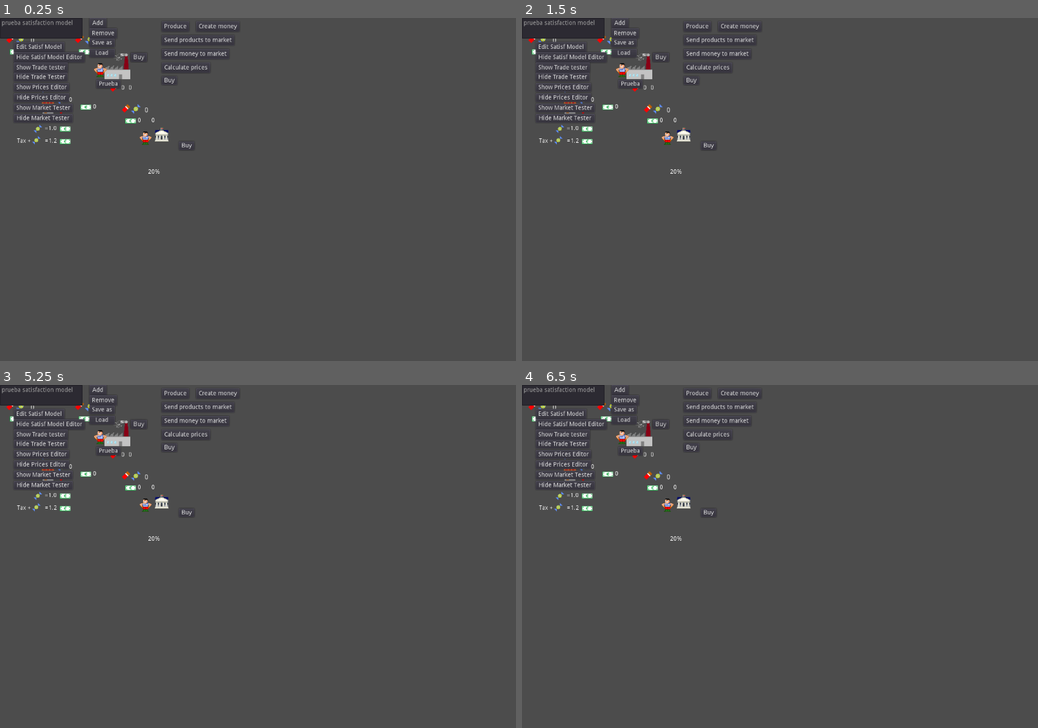
Above: before the commit, frames 1-4 (two rows, left to right).
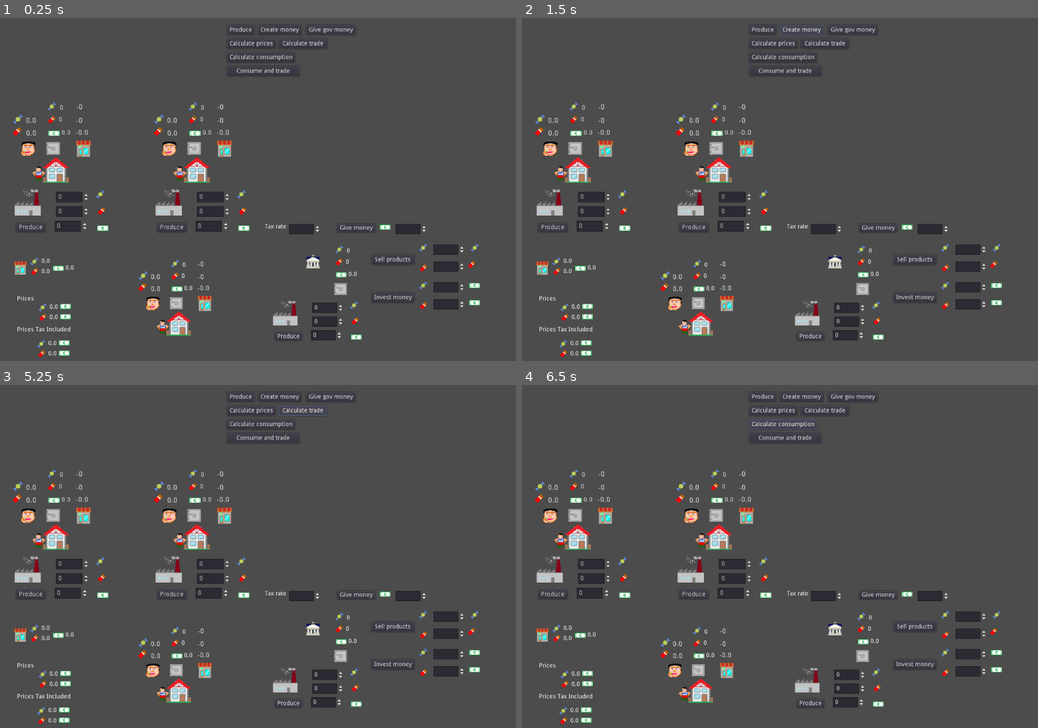
Above: after the commit, the same moments.

Repository: carlostgit/Fiat2
Game: Godot game, scene res://Fiat.tscn
Same seed, same stepped clock (60 frames per second), same inputs: the game is played once before the commit and once after it.
Inputs (mouse positions are in pixels of both pictures, inside the frame that each line leads up to):
- Up to frame 1 (0.25 s): no input
- Up to frame 2 (1.5 s): click "Produce" at 0.5 s; click "Create money" at 1.25 s
- Up to frame 3 (5.25 s): click "Send products to market" (after the commit: "Consume and trade") at 2 s; click "Create money" (after the commit: "Give gov money") at 2.75 s; click (196, 419) at 3.5 s, where only the run before the commit has a clickable "Send money to market"; click (170, 446) at 4.25 s, where only the run before the commit has a clickable "Buy"; click "Calculate prices" (after the commit: "Calculate trade") at 5 s
- Up to frame 4 (6.5 s): click "Calculate prices" (after the commit: "Calculate consumption") at 5.75 s

The runs differ from the first frame. In frame 1, 9.9% of the frame differs, in the area x 0-93%, y 0-100%; in frame 2, 9.9%; in frame 3, 9.9%; in frame 4, 9.9%.
Error after the commit: Attempt to call function 'set_text' in base 'null instance' on a null instance. (res://Consumer.gd:99)

Commit message:
Empiezo a cambiar un poco la escena principal

Diff:
--- a/Factory.tscn
+++ b/Factory.tscn
@@ -1,24 +1,59 @@
-[gd_scene load_steps=4 format=2]
+[gd_scene load_steps=5 format=2]
 
-[ext_resource path="res://Consumer.tscn" type="PackedScene" id=1]
-[ext_resource path="res://factory.png" type="Texture" id=2]
-[ext_resource path="res://Factory.gd" type="Script" id=6]
+[ext_resource path="res://bill.png" type="Texture" id=1]
+[ext_resource path="res://candy_small.png" type="Texture" id=2]
+[ext_resource path="res://chocolate_small.png" type="Texture" id=3]
+[ext_resource path="res://factory.png" type="Texture" id=4]
 
-[node name="Factory" type="Node2D"]
-position = Vector2( 161.75, 97.75 )
-scale = Vector2( 1.0614, 1.0614 )
-script = ExtResource( 6 )
+[node name="Factory" type="Sprite"]
+position = Vector2( -0.677601, -0.692993 )
+texture = ExtResource( 4 )
 
-[node name="BuyButton" type="Button" parent="."]
-margin_left = 45.0
-margin_top = -14.0
-margin_right = 81.0
-margin_bottom = 6.0
-text = "Buy"
+[node name="ProduceButton" type="Button" parent="."]
+margin_left = -24.7192
+margin_top = 45.3556
+margin_right = 39.2808
+margin_bottom = 65.3556
+text = "Produce"
 __meta__ = {
 "_edit_use_anchors_": false
 }
 
-[node name="Consumer" parent="." instance=ExtResource( 1 )]
+[node name="CandiesToProduceSpinBox" type="SpinBox" parent="."]
+margin_left = 62.182
+margin_top = -23.5538
+margin_right = 136.182
+margin_bottom = 0.446218
+__meta__ = {
+"_edit_use_anchors_": false
+}
+
+[node name="candy_small" type="Sprite" parent="CandiesToProduceSpinBox"]
+position = Vector2( 97.2725, 6.05434 )
 texture = ExtResource( 2 )
-[connection signal="pressed" from="BuyButton" to="." method="_on_BuyButton_pressed"]
+
+[node name="ChocolatesToProduceSpinBox" type="SpinBox" parent="."]
+margin_left = 62.182
+margin_top = 8.47937
+margin_right = 136.182
+margin_bottom = 32.4794
+__meta__ = {
+"_edit_use_anchors_": false
+}
+
+[node name="chocolate_small" type="Sprite" parent="ChocolatesToProduceSpinBox"]
+position = Vector2( 99.1568, 11.7073 )
+texture = ExtResource( 3 )
+
+[node name="MoneyToProduceSpinBox" type="SpinBox" parent="."]
+margin_left = 59.3556
+margin_top = 39.5704
+margin_right = 133.356
+margin_bottom = 63.5704
+__meta__ = {
+"_edit_use_anchors_": false
+}
+
+[node name="bill" type="Sprite" parent="MoneyToProduceSpinBox"]
+position = Vector2( 105.752, 16.418 )
+texture = ExtResource( 1 )
--- a/Fiat.gd
+++ b/Fiat.gd
@@ -22,8 +22,8 @@
 #	var combi = {"chocolate": 10.0, "candy": 10.0}
 #	var satisf:float = sat_calc.calculate_satisf_of_combidict(combi)
 #	print(satisf)
-	var price_calc_tester:PriceCalculationTester = PriceCalculationTester.new()
-	self.add_child(price_calc_tester)
+#	var price_calc_tester:PriceCalculationTester = PriceCalculationTester.new()
+#	self.add_child(price_calc_tester)
 
 	#Fin de testeo de scripts
 
--- a/Fiat.tscn
+++ b/Fiat.tscn
@@ -1,172 +1,210 @@
-[gd_scene load_steps=11 format=2]
-
-[ext_resource path="res://Factory.tscn" type="PackedScene" id=1]
+[gd_scene load_steps=14 format=2]
+
+[ext_resource path="res://Producer.tscn" type="PackedScene" id=1]
 [ext_resource path="res://Shop.gd" type="Script" id=2]
 [ext_resource path="res://candy_small.png" type="Texture" id=3]
 [ext_resource path="res://bill.png" type="Texture" id=4]
 [ext_resource path="res://Fiat.gd" type="Script" id=5]
 [ext_resource path="res://shop.png" type="Texture" id=6]
+[ext_resource path="res://Owner.tscn" type="PackedScene" id=7]
+[ext_resource path="res://government.png" type="Texture" id=8]
 [ext_resource path="res://chocolate_small.png" type="Texture" id=9]
 [ext_resource path="res://Government.gd" type="Script" id=10]
 [ext_resource path="res://Globals.gd" type="Script" id=11]
-[ext_resource path="res://Consumer.tscn" type="PackedScene" id=12]
+[ext_resource path="res://TraderPerson.tscn" type="PackedScene" id=12]
+[ext_resource path="res://Factory.tscn" type="PackedScene" id=13]
 
 [node name="Fiat" type="Node2D"]
 script = ExtResource( 5 )
 
 [node name="ProduceButton" type="Button" parent="."]
-margin_left = 376.0
-margin_top = 8.0
-margin_right = 440.0
-margin_bottom = 32.0
+margin_left = 528.0
+margin_top = 16.0
+margin_right = 592.0
+margin_bottom = 40.0
 text = "Produce"
 __meta__ = {
 "_edit_use_anchors_": false
 }
 
 [node name="CreateMoney" type="Button" parent="."]
-margin_left = 456.0
-margin_top = 8.0
-margin_right = 557.0
-margin_bottom = 32.0
+margin_left = 600.0
+margin_top = 16.0
+margin_right = 701.0
+margin_bottom = 40.0
 text = "Create money"
 __meta__ = {
 "_edit_use_anchors_": false
 }
 
-[node name="SendProductsToMarketButton" type="Button" parent="."]
-margin_left = 376.0
-margin_top = 40.0
-margin_right = 545.0
-margin_bottom = 64.0
-text = "Send products to market"
-__meta__ = {
-"_edit_use_anchors_": false
-}
-
-[node name="SendMoneyToMarketButton" type="Button" parent="."]
-margin_left = 376.0
-margin_top = 72.0
-margin_right = 533.0
-margin_bottom = 96.0
-text = "Send money to market"
+[node name="GiveGovMoneyButton" type="Button" parent="."]
+margin_left = 712.0
+margin_top = 16.0
+margin_right = 827.0
+margin_bottom = 40.0
+text = "Give gov money"
+__meta__ = {
+"_edit_use_anchors_": false
+}
+
+[node name="ConsumeAndTradeButton" type="Button" parent="."]
+margin_left = 528.0
+margin_top = 112.0
+margin_right = 697.0
+margin_bottom = 136.0
+text = "Consume and trade"
 __meta__ = {
 "_edit_use_anchors_": false
 }
 
 [node name="CalculatePrices" type="Button" parent="."]
-margin_left = 376.0
-margin_top = 104.0
-margin_right = 489.0
-margin_bottom = 128.0
+margin_left = 528.0
+margin_top = 48.0
+margin_right = 641.0
+margin_bottom = 72.0
 text = "Calculate prices"
 __meta__ = {
 "_edit_use_anchors_": false
 }
 
-[node name="BuyButton" type="Button" parent="."]
-margin_left = 376.0
-margin_top = 136.0
-margin_right = 412.0
-margin_bottom = 156.0
-text = "Buy"
-__meta__ = {
-"_edit_use_anchors_": false
-}
-
-[node name="Factory" parent="." instance=ExtResource( 1 )]
-position = Vector2( 96, 96 )
+[node name="CalculateTrade" type="Button" parent="."]
+margin_left = 648.0
+margin_top = 48.0
+margin_right = 761.0
+margin_bottom = 72.0
+text = "Calculate trade"
+__meta__ = {
+"_edit_use_anchors_": false
+}
+
+[node name="CalculateConsumption" type="Button" parent="."]
+margin_left = 528.0
+margin_top = 80.0
+margin_right = 686.0
+margin_bottom = 104.0
+text = "Calculate consumption"
+__meta__ = {
+"_edit_use_anchors_": false
+}
+
+[node name="Producer1" parent="." instance=ExtResource( 1 )]
+position = Vector2( 32, 192 )
 _shop_node_path = NodePath("../Shop")
-_government_node_path = NodePath("../Government")
-
-[node name="Factory2" parent="." instance=ExtResource( 1 )]
-position = Vector2( 256, 96 )
+_government_node_path = NodePath("../CivilServant")
+
+[node name="Producer2" parent="." instance=ExtResource( 1 )]
+position = Vector2( 360, 192 )
 _shop_node_path = NodePath("../Shop")
-_government_node_path = NodePath("../Government")
+_government_node_path = NodePath("../CivilServant")
 _produced_product_type = "Chocolate"
 _product_texture = ExtResource( 9 )
 
 [node name="Shop" type="Sprite" parent="."]
-position = Vector2( 112, 208 )
+position = Vector2( 48, 584 )
 texture = ExtResource( 6 )
 script = ExtResource( 2 )
-_factory_node_path_1 = NodePath("../Factory")
-_factory_node_path_2 = NodePath("../Factory2")
-_government_node_path = NodePath("../Government")
-
-[node name="Prices" type="Node" parent="Shop"]
-
-[node name="WithTaxes" type="Sprite" parent="Shop/Prices"]
-position = Vector2( 84.5, 285 )
-texture = ExtResource( 3 )
-
-[node name="label" type="Label" parent="Shop/Prices/WithTaxes"]
-margin_left = 19.5
-margin_top = -5.0
-margin_right = 27.5
-margin_bottom = 9.0
-text = "="
-__meta__ = {
-"_edit_use_anchors_": false
-}
-
-[node name="label2" type="Label" parent="Shop/Prices/WithTaxes"]
-margin_left = -44.5
-margin_top = -5.0
-margin_right = -15.5
-margin_bottom = 9.0
-text = "Tax +"
-__meta__ = {
-"_edit_use_anchors_": false
-}
-
-[node name="Price" type="Label" parent="Shop/Prices/WithTaxes"]
-margin_left = 27.5
-margin_top = -5.0
-margin_right = 53.5
-margin_bottom = 14.0
-text = "1.2"
-__meta__ = {
-"_edit_use_anchors_": false
-}
-
-[node name="Bill" type="Sprite" parent="Shop/Prices/WithTaxes"]
-position = Vector2( 67.5, 3 )
-texture = ExtResource( 4 )
-
-[node name="WithoutTaxes" type="Sprite" parent="Shop/Prices"]
-position = Vector2( 88, 258.5 )
-texture = ExtResource( 3 )
-
-[node name="Bill" type="Sprite" parent="Shop/Prices/WithoutTaxes"]
-position = Vector2( 64, 0 )
-texture = ExtResource( 4 )
-
-[node name="Price" type="Label" parent="Shop/Prices/WithoutTaxes"]
-margin_left = 24.0
-margin_top = -8.0
-margin_right = 50.0
-margin_bottom = 11.0
-text = "1.0"
-__meta__ = {
-"_edit_use_anchors_": false
-}
-
-[node name="label" type="Label" parent="Shop/Prices/WithoutTaxes"]
-margin_left = 16.0
-margin_top = -8.0
-margin_right = 24.0
-margin_bottom = 6.0
-text = "="
-__meta__ = {
-"_edit_use_anchors_": false
-}
+_factory_node_path_1 = NodePath("../Producer1")
+_factory_node_path_2 = NodePath("../Producer2")
+_government_node_path = NodePath("../CivilServant")
+
+[node name="TaxIncludedPricesLabel" type="Label" parent="Shop"]
+margin_left = -8.0
+margin_top = 136.0
+margin_right = 116.0
+margin_bottom = 167.0
+text = "Prices Tax Included
+"
+__meta__ = {
+"_edit_use_anchors_": false
+}
+
+[node name="ChocolateTaxIncludedPriceLabel" type="Label" parent="Shop/TaxIncludedPricesLabel"]
+margin_left = 72.0
+margin_top = 56.0
+margin_right = 98.0
+margin_bottom = 75.0
+text = "0.0"
+__meta__ = {
+"_edit_use_anchors_": false
+}
+
+[node name="Chocolate" type="Sprite" parent="Shop/TaxIncludedPricesLabel/ChocolateTaxIncludedPriceLabel"]
+position = Vector2( -16, 8 )
+texture = ExtResource( 9 )
+
+[node name="Bill" type="Sprite" parent="Shop/TaxIncludedPricesLabel/ChocolateTaxIncludedPriceLabel"]
+position = Vector2( 37.5, 5.5 )
+texture = ExtResource( 4 )
+
+[node name="CandyTaxIncludedPriceLabel" type="Label" parent="Shop/TaxIncludedPricesLabel"]
+margin_left = 72.0
+margin_top = 32.0
+margin_right = 98.0
+margin_bottom = 51.0
+text = "0.0"
+__meta__ = {
+"_edit_use_anchors_": false
+}
+
+[node name="Candy" type="Sprite" parent="Shop/TaxIncludedPricesLabel/CandyTaxIncludedPriceLabel"]
+position = Vector2( -16, 8 )
+texture = ExtResource( 3 )
+
+[node name="Bill" type="Sprite" parent="Shop/TaxIncludedPricesLabel/CandyTaxIncludedPriceLabel"]
+position = Vector2( 37.5, 5.5 )
+texture = ExtResource( 4 )
+
+[node name="PricesLabel" type="Label" parent="Shop"]
+margin_left = -8.0
+margin_top = 64.0
+margin_right = 32.0
+margin_bottom = 78.0
+text = "Prices"
+__meta__ = {
+"_edit_use_anchors_": false
+}
+
+[node name="CandyPriceLabel" type="Label" parent="Shop/PricesLabel"]
+margin_left = 74.5
+margin_top = 18.5
+margin_right = 100.5
+margin_bottom = 37.5
+text = "0.0"
+__meta__ = {
+"_edit_use_anchors_": false
+}
+
+[node name="Candy" type="Sprite" parent="Shop/PricesLabel/CandyPriceLabel"]
+position = Vector2( -16, 8 )
+texture = ExtResource( 3 )
+
+[node name="Bill" type="Sprite" parent="Shop/PricesLabel/CandyPriceLabel"]
+position = Vector2( 37.5, 5.5 )
+texture = ExtResource( 4 )
+
+[node name="ChocolatePriceLabel" type="Label" parent="Shop/PricesLabel"]
+margin_left = 74.5
+margin_top = 42.5
+margin_right = 100.5
+margin_bottom = 61.5
+text = "0.0"
+__meta__ = {
+"_edit_use_anchors_": false
+}
+
+[node name="Chocolate" type="Sprite" parent="Shop/PricesLabel/ChocolatePriceLabel"]
+position = Vector2( -16, 8 )
+texture = ExtResource( 9 )
+
+[node name="Bill" type="Sprite" parent="Shop/PricesLabel/ChocolatePriceLabel"]
+position = Vector2( 37.5, 5.5 )
+texture = ExtResource( 4 )
 
 [node name="Chocolate" type="Sprite" parent="Shop"]
 position = Vector2( 32, 8 )
 texture = ExtResource( 9 )
 
-[node name="ChocolatesInMarket" type="Label" parent="Shop/Chocolate"]
+[node name="ChocolatesInMarketLabel" type="Label" parent="Shop/Chocolate"]
 margin_left = 16.0
 margin_top = -8.0
 margin_right = 42.0
@@ -180,7 +218,7 @@
 position = Vector2( 32, -16 )
 texture = ExtResource( 3 )
 
-[node name="CandiesInMarket" type="Label" parent="Shop/Candies"]
+[node name="CandiesInMarketLabel" type="Label" parent="Shop/Candies"]
 margin_left = 16.0
 margin_top = -8.0
 margin_right = 42.0
@@ -194,7 +232,7 @@
 position = Vector2( 88, 0 )
 texture = ExtResource( 4 )
 
-[node name="MoneyInMarket" type="Label" parent="Shop/Bill"]
+[node name="MoneyInMarketLabel" type="Label" parent="Shop/Bill"]
 margin_left = 16.0
 margin_top = -8.0
 margin_right = 56.0
@@ -204,49 +242,168 @@
 "_edit_use_anchors_": false
 }
 
-[node name="Government" type="Node2D" parent="."]
-position = Vector2( 376, 312 )
+[node name="CivilServant" type="Node2D" parent="."]
+position = Vector2( 352, 768 )
 script = ExtResource( 10 )
 
-[node name="Consumer" parent="Government" instance=ExtResource( 12 )]
-position = Vector2( 0, -40 )
+[node name="TraderPerson" parent="CivilServant" instance=ExtResource( 12 )]
+position = Vector2( 64, -56 )
 _shop_node_path = NodePath("../../Shop")
-_government_node_path = NodePath("..")
+_government_node_path = NodePath("../../CivilServant")
 _production_rate = 0.0
-
-[node name="TaxRate" type="Label" parent="Government"]
-margin_left = -32.0
-margin_top = 40.0
-margin_right = 8.0
-margin_bottom = 54.0
-text = "20%"
-__meta__ = {
-"_edit_use_anchors_": false
-}
-
-[node name="Buy" type="Button" parent="Government"]
-margin_left = 40.0
-margin_top = -24.0
-margin_right = 52.0
-margin_bottom = -4.0
-text = "Buy"
-__meta__ = {
-"_edit_use_anchors_": false
-}
 
 [node name="Globals" type="Node" parent="."]
 script = ExtResource( 11 )
-[connection signal="pressed" from="ProduceButton" to="Factory2" method="_on_ProduceButton_pressed"]
-[connection signal="pressed" from="ProduceButton" to="Factory" method="_on_ProduceButton_pressed"]
-[connection signal="pressed" from="CreateMoney" to="Government" method="_on_CreateMoney_pressed"]
-[connection signal="pressed" from="SendProductsToMarketButton" to="Factory2" method="_on_SendProductsToMarketButton_pressed"]
-[connection signal="pressed" from="SendProductsToMarketButton" to="Factory" method="_on_SendProductsToMarketButton_pressed"]
-[connection signal="pressed" from="SendMoneyToMarketButton" to="Factory2" method="_on_SendMoneyToMarketButton_pressed"]
-[connection signal="pressed" from="SendMoneyToMarketButton" to="Factory" method="_on_SendMoneyToMarketButton_pressed"]
-[connection signal="pressed" from="SendMoneyToMarketButton" to="Government" method="_on_SendMoneyToMarketButton_pressed"]
+
+[node name="Government" type="Sprite" parent="."]
+position = Vector2( 728, 568 )
+texture = ExtResource( 8 )
+
+[node name="Owner" parent="Government" instance=ExtResource( 7 )]
+position = Vector2( 64, 64 )
+
+[node name="GiveMoneyButton" type="Button" parent="Government"]
+margin_left = 56.0
+margin_top = -88.0
+margin_right = 97.0
+margin_bottom = -68.0
+text = "Give money"
+__meta__ = {
+"_edit_use_anchors_": false
+}
+
+[node name="MoneyToGiveSpinBox" type="SpinBox" parent="Government/GiveMoneyButton"]
+margin_left = 136.0
+margin_right = 210.0
+margin_bottom = 24.0
+__meta__ = {
+"_edit_use_anchors_": false
+}
+
+[node name="bill" type="Sprite" parent="Government/GiveMoneyButton/MoneyToGiveSpinBox"]
+position = Vector2( -24, 8 )
+texture = ExtResource( 4 )
+
+[node name="InvestMoneyButton" type="Button" parent="Government"]
+margin_left = 136.0
+margin_top = 72.0
+margin_right = 236.0
+margin_bottom = 96.0
+text = "Invest money"
+__meta__ = {
+"_edit_use_anchors_": false
+}
+
+[node name="MoneyToInvestInCandiesSpinBox" type="SpinBox" parent="Government/InvestMoneyButton"]
+margin_left = 144.0
+margin_top = -24.0
+margin_right = 218.0
+suffix = "€"
+__meta__ = {
+"_edit_use_anchors_": false
+}
+
+[node name="candy_small" type="Sprite" parent="Government/InvestMoneyButton/MoneyToInvestInCandiesSpinBox"]
+position = Vector2( -24, 8 )
+texture = ExtResource( 3 )
+
+[node name="bill" type="Sprite" parent="Government/InvestMoneyButton/MoneyToInvestInCandiesSpinBox"]
+position = Vector2( 96, 8 )
+texture = ExtResource( 4 )
+
+[node name="MoneyToInvestInChocolatesSpinBox" type="SpinBox" parent="Government/InvestMoneyButton"]
+margin_left = 144.0
+margin_top = 16.0
+margin_right = 218.0
+margin_bottom = 40.0
+suffix = "€"
+__meta__ = {
+"_edit_use_anchors_": false
+}
+
+[node name="chocolate_small" type="Sprite" parent="Government/InvestMoneyButton/MoneyToInvestInChocolatesSpinBox"]
+position = Vector2( -24, 16 )
+texture = ExtResource( 9 )
+
+[node name="bill" type="Sprite" parent="Government/InvestMoneyButton/MoneyToInvestInChocolatesSpinBox"]
+position = Vector2( 96, 8 )
+texture = ExtResource( 4 )
+
+[node name="SellProductsButton" type="Button" parent="Government"]
+margin_left = 136.0
+margin_top = -16.0
+margin_right = 236.0
+margin_bottom = 8.0
+text = "Sell products"
+__meta__ = {
+"_edit_use_anchors_": false
+}
+
+[node name="CandiesToSellSpinBox" type="SpinBox" parent="Government/SellProductsButton"]
+margin_left = 144.0
+margin_top = -24.0
+margin_right = 218.0
+suffix = "€"
+__meta__ = {
+"_edit_use_anchors_": false
+}
+
+[node name="candy_small" type="Sprite" parent="Government/SellProductsButton/CandiesToSellSpinBox"]
+position = Vector2( -24, 8 )
+texture = ExtResource( 3 )
+
+[node name="candy_small2" type="Sprite" parent="Government/SellProductsButton/CandiesToSellSpinBox"]
+position = Vector2( 96, 8 )
+texture = ExtResource( 3 )
+
+[node name="chocolate_small" type="Sprite" parent="Government/SellProductsButton/CandiesToSellSpinBox"]
+position = Vector2( 88, 48 )
+texture = ExtResource( 9 )
+
+[node name="ChocolatesToSellSpinBox" type="SpinBox" parent="Government/SellProductsButton"]
+margin_left = 144.0
+margin_top = 16.0
+margin_right = 218.0
+margin_bottom = 40.0
+suffix = "€"
+__meta__ = {
+"_edit_use_anchors_": false
+}
+
+[node name="chocolate_small" type="Sprite" parent="Government/SellProductsButton/ChocolatesToSellSpinBox"]
+position = Vector2( -24, 16 )
+texture = ExtResource( 9 )
+
+[node name="TaxRateSpinBox" type="SpinBox" parent="Government"]
+margin_left = -56.0
+margin_top = -88.0
+margin_right = 18.0
+margin_bottom = -64.0
+__meta__ = {
+"_edit_use_anchors_": false
+}
+
+[node name="TaxRateLabel" type="Label" parent="Government/TaxRateSpinBox"]
+margin_left = -56.0
+margin_right = -6.0
+margin_bottom = 14.0
+text = "Tax rate"
+__meta__ = {
+"_edit_use_anchors_": false
+}
+
+[node name="Factory" parent="Government" instance=ExtResource( 13 )]
+position = Vector2( -64, 120 )
+[connection signal="pressed" from="ProduceButton" to="Producer1" method="_on_ProduceButton_pressed"]
+[connection signal="pressed" from="ProduceButton" to="Producer2" method="_on_ProduceButton_pressed"]
+[connection signal="pressed" from="CreateMoney" to="CivilServant" method="_on_CreateMoney_pressed"]
+[connection signal="pressed" from="GiveGovMoneyButton" to="CivilServant" method="_on_CreateMoney_pressed"]
+[connection signal="pressed" from="ConsumeAndTradeButton" to="Producer1" method="_on_SendProductsToMarketButton_pressed"]
+[connection signal="pressed" from="ConsumeAndTradeButton" to="Producer2" method="_on_SendProductsToMarketButton_pressed"]
 [connection signal="pressed" from="CalculatePrices" to="Shop" method="_on_CalculatePrices_pressed"]
-[connection signal="pressed" from="BuyButton" to="Factory2" method="_on_BuyButton_pressed"]
-[connection signal="pressed" from="BuyButton" to="Factory" method="_on_BuyButton_pressed"]
-[connection signal="pressed" from="BuyButton" to="Government" method="_on_BuyButton_pressed"]
-[connection signal="pressed" from="Government/Buy" to="Government" method="_on_Buy_pressed"]
-[connection signal="signal_tax_rate_changed" from="Globals" to="Government" method="_on_Globals_signal_tax_rate_changed"]
+[connection signal="pressed" from="CalculateTrade" to="Shop" method="_on_CalculatePrices_pressed"]
+[connection signal="pressed" from="CalculateConsumption" to="Shop" method="_on_CalculatePrices_pressed"]
+[connection signal="signal_tax_rate_changed" from="Globals" to="CivilServant" method="_on_Globals_signal_tax_rate_changed"]
+[connection signal="pressed" from="Government/GiveMoneyButton" to="CivilServant" method="_on_Buy_pressed"]
+[connection signal="pressed" from="Government/InvestMoneyButton" to="CivilServant" method="_on_Buy_pressed"]
+[connection signal="pressed" from="Government/SellProductsButton" to="CivilServant" method="_on_Buy_pressed"]
--- /dev/null
+++ b/Owner.tscn
@@ -0,0 +1,52 @@
+[gd_scene load_steps=5 format=2]
+
+[ext_resource path="res://bill.png" type="Texture" id=1]
+[ext_resource path="res://candy_small.png" type="Texture" id=2]
+[ext_resource path="res://chocolate_small.png" type="Texture" id=3]
+[ext_resource path="res://safe.png" type="Texture" id=4]
+
+[node name="Owner" type="Sprite"]
+position = Vector2( -6, -47 )
+texture = ExtResource( 4 )
+
+[node name="Bill" type="Sprite" parent="."]
+position = Vector2( 2, -33 )
+texture = ExtResource( 1 )
+
+[node name="OwnedBillsLabel" type="Label" parent="Bill"]
+margin_left = 16.0
+margin_top = -8.0
+margin_right = 40.0
+margin_bottom = 8.0
+text = "0.0"
+__meta__ = {
+"_edit_use_anchors_": false
+}
+
+[node name="Chocolate" type="Sprite" parent="."]
+position = Vector2( -4, -62 )
+texture = ExtResource( 3 )
+
+[node name="OwnedChocolatesLabel" type="Label" parent="Chocolate"]
+margin_left = 16.0
+margin_top = -8.0
+margin_right = 40.0
+margin_bottom = 8.0
+text = "0"
+__meta__ = {
+"_edit_use_anchors_": false
+}
+
+[node name="Candy" type="Sprite" parent="."]
+position = Vector2( -3, -92 )
+texture = ExtResource( 2 )
+
+[node name="OwnedCandiesLabel" type="Label" parent="Candy"]
+margin_left = 17.0
+margin_top = -4.0
+margin_right = 41.0
+margin_bottom = 12.0
+text = "0"
+__meta__ = {
+"_edit_use_anchors_": false
+}
--- /dev/null
+++ b/Producer.tscn
@@ -0,0 +1,16 @@
+[gd_scene load_steps=4 format=2]
+
+[ext_resource path="res://TraderPerson.tscn" type="PackedScene" id=1]
+[ext_resource path="res://Factory.tscn" type="PackedScene" id=2]
+[ext_resource path="res://Factory.gd" type="Script" id=6]
+
+[node name="Producer" type="Node2D"]
+position = Vector2( 2.74999, -1.25 )
+scale = Vector2( 1.0614, 1.0614 )
+script = ExtResource( 6 )
+
+[node name="TraderPerson" parent="." instance=ExtResource( 1 )]
+position = Vector2( 92.3143, 152.612 )
+
+[node name="Factory" parent="." instance=ExtResource( 2 )]
+position = Vector2( 30.4134, 224.481 )
--- /dev/null
+++ b/TraderPerson.tscn
@@ -0,0 +1,90 @@
+[gd_scene load_steps=9 format=2]
+
+[ext_resource path="res://Owner.tscn" type="PackedScene" id=1]
+[ext_resource path="res://slacker_french.png" type="Texture" id=2]
+[ext_resource path="res://eating.png" type="Texture" id=3]
+[ext_resource path="res://house.png" type="Texture" id=4]
+[ext_resource path="res://Consumer.gd" type="Script" id=5]
+[ext_resource path="res://candy_small.png" type="Texture" id=6]
+[ext_resource path="res://chocolate_small.png" type="Texture" id=7]
+[ext_resource path="res://shop.png" type="Texture" id=9]
+
+[node name="TraderPerson" type="Sprite"]
+position = Vector2( -2, 0 )
+texture = ExtResource( 4 )
+script = ExtResource( 5 )
+
+[node name="Consumer" type="Sprite" parent="."]
+position = Vector2( -60, -47 )
+texture = ExtResource( 3 )
+
+[node name="Chocolate" type="Sprite" parent="Consumer"]
+position = Vector2( -26, -36 )
+scale = Vector2( 1.14286, 1.14286 )
+texture = ExtResource( 7 )
+
+[node name="ChocolatesToEatLabel" type="Label" parent="Consumer/Chocolate"]
+margin_left = 18.375
+margin_top = -3.5
+margin_right = 46.375
+margin_bottom = 10.5
+text = "0.0"
+__meta__ = {
+"_edit_use_anchors_": false
+}
+
+[node name="Candy" type="Sprite" parent="Consumer"]
+position = Vector2( -23, -64 )
+scale = Vector2( 1.14286, 1.14286 )
+texture = ExtResource( 6 )
+
+[node name="CandiesToEatLabel" type="Label" parent="Consumer/Candy"]
+margin_left = 14.875
+margin_top = -4.375
+margin_right = 42.875
+margin_bottom = 9.625
+text = "0.0"
+__meta__ = {
+"_edit_use_anchors_": false
+}
+
+[node name="Trader" type="Sprite" parent="."]
+position = Vector2( 61, -45.7398 )
+scale = Vector2( 1.14286, 1.14286 )
+texture = ExtResource( 9 )
+
+[node name="BillsInMarketLabel" type="Label" parent="Trader"]
+margin_left = -15.75
+margin_top = -37.8526
+margin_right = 9.25004
+margin_bottom = -23.8526
+text = "-0.0"
+__meta__ = {
+"_edit_use_anchors_": false
+}
+
+[node name="ChocolatesInMarketLabel" type="Label" parent="Trader"]
+margin_left = -14.875
+margin_top = -60.6025
+margin_right = 9.12504
+margin_bottom = -44.6025
+text = "-0"
+__meta__ = {
+"_edit_use_anchors_": false
+}
+
+[node name="CandiesInMarketLabel" type="Label" parent="Trader"]
+margin_left = -14.875
+margin_top = -86.8524
+margin_right = 9.12504
+margin_bottom = -70.8524
+text = "-0"
+__meta__ = {
+"_edit_use_anchors_": false
+}
+
+[node name="Person" type="Sprite" parent="."]
+position = Vector2( -40, 8 )
+texture = ExtResource( 2 )
+
+[node name="Owner" parent="." instance=ExtResource( 1 )]
Binary file changed: bill.png
Binary file added: eating.png
Not shown, added: eating.png.import
Binary file added: safe.png
Not shown, added: safe.png.import
